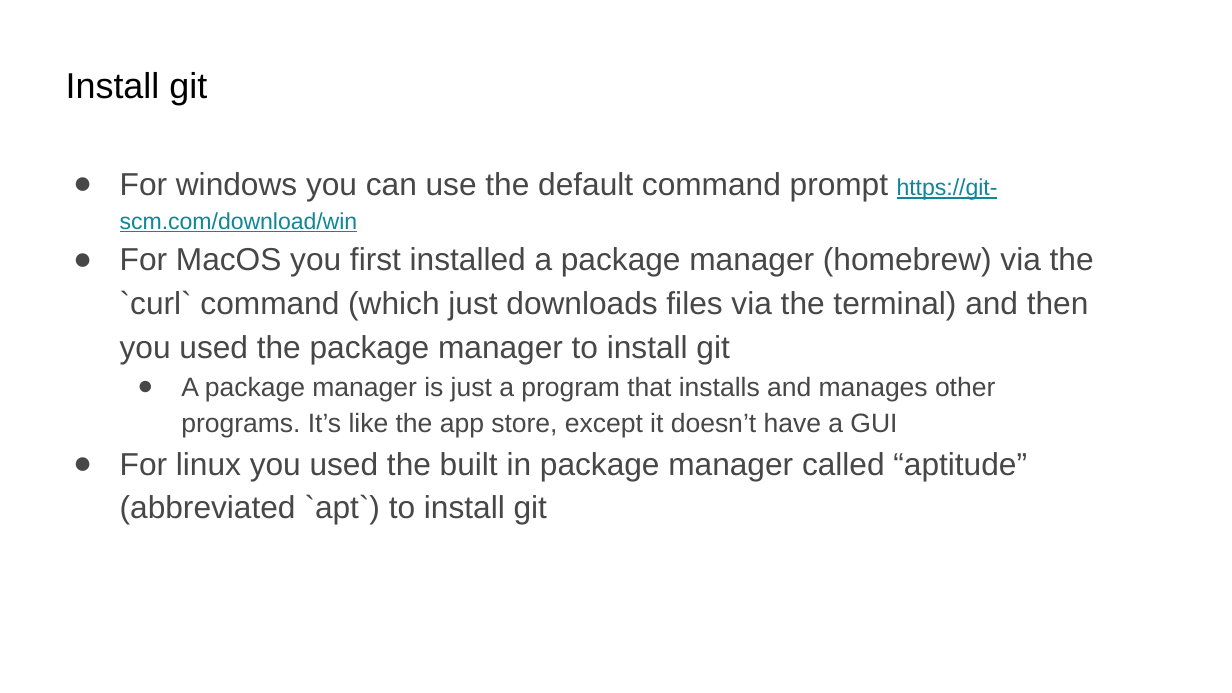
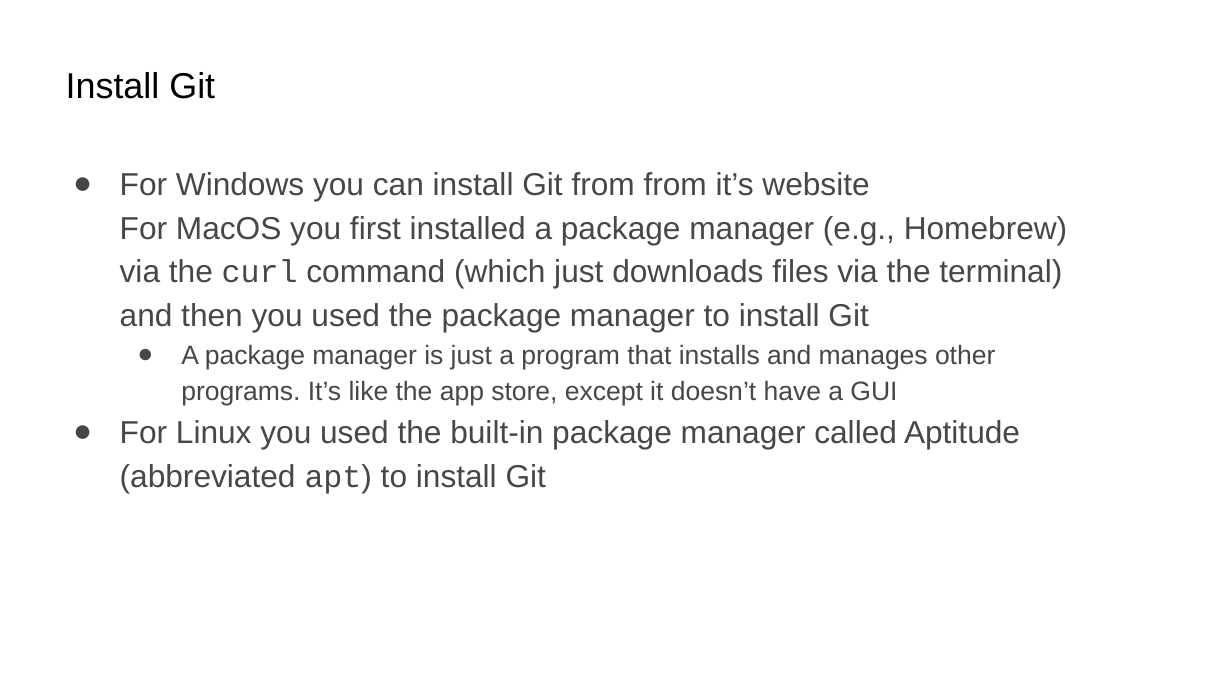
Before and after one commit to umass-cs-326/umass-cs-326.github.io, a slide deck: slide 2 of docs/04-labs/01-git-basics/01-git-basics.pptx. Drawn at 1232x693 pixels with LibreOffice and Linux fonts; fonts in the diff are those of the drawing. Boxes give left, top, right and bottom in pixels: in the first picture for what was removed or moved away, otherwise in the second. Text is boxed around its words. In the diff, an @@ line names an element or a change of style, - is before the commit and + after.

```diff
--- a/docs/04-labs/01-git-basics/01-git-basics.pptx
+++ b/docs/04-labs/01-git-basics/01-git-basics.pptx
@@ text at [66, 72, 215, 99]: text changed @@
-Install git
+Install Git
@@ title at [120, 172, 1067, 332]: text changed @@
-● For windows you can use the default command prompt https://git-scm.com/download/win
-● For MacOS you first installed a package manager (homebrew) via the `curl` command (which just downloads files via the terminal) and then you used the package manager to install git
+● For Windows you can install Git from from it’s website
+  For MacOS you first installed a package manager (e.g., Homebrew) via the curl command (which just downloads files via the terminal) and then you used the package manager to install Git
@@ title at [120, 420, 1020, 494]: text changed @@
-● For linux you used the built in package manager called “aptitude” (abbreviated `apt`) to install git
+● For Linux you used the built-in package manager called Aptitude (abbreviated apt) to install Git
```
Also in this commit, not shown: 7 other slides changed, 1 slide added, 1 slide removed.
